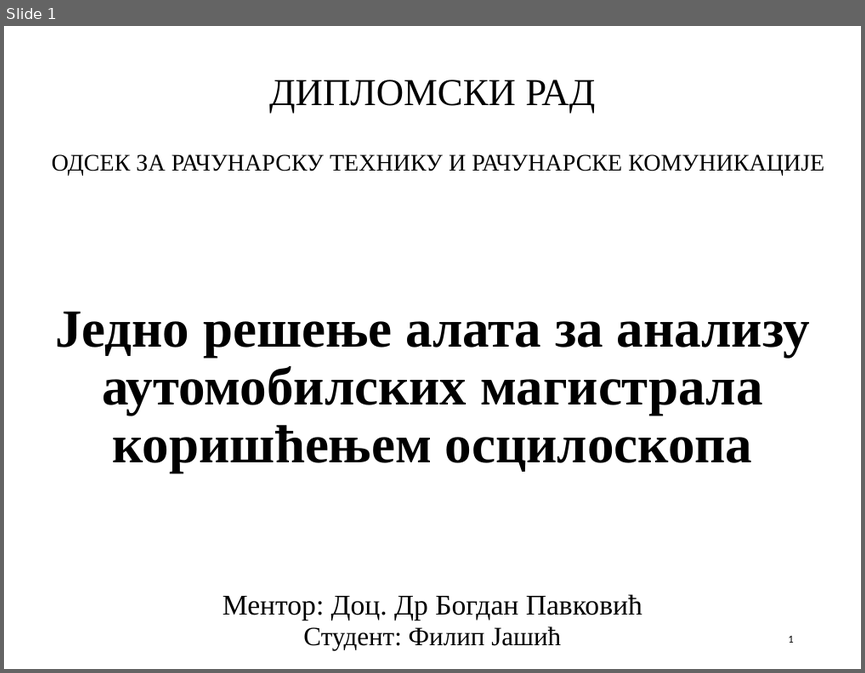
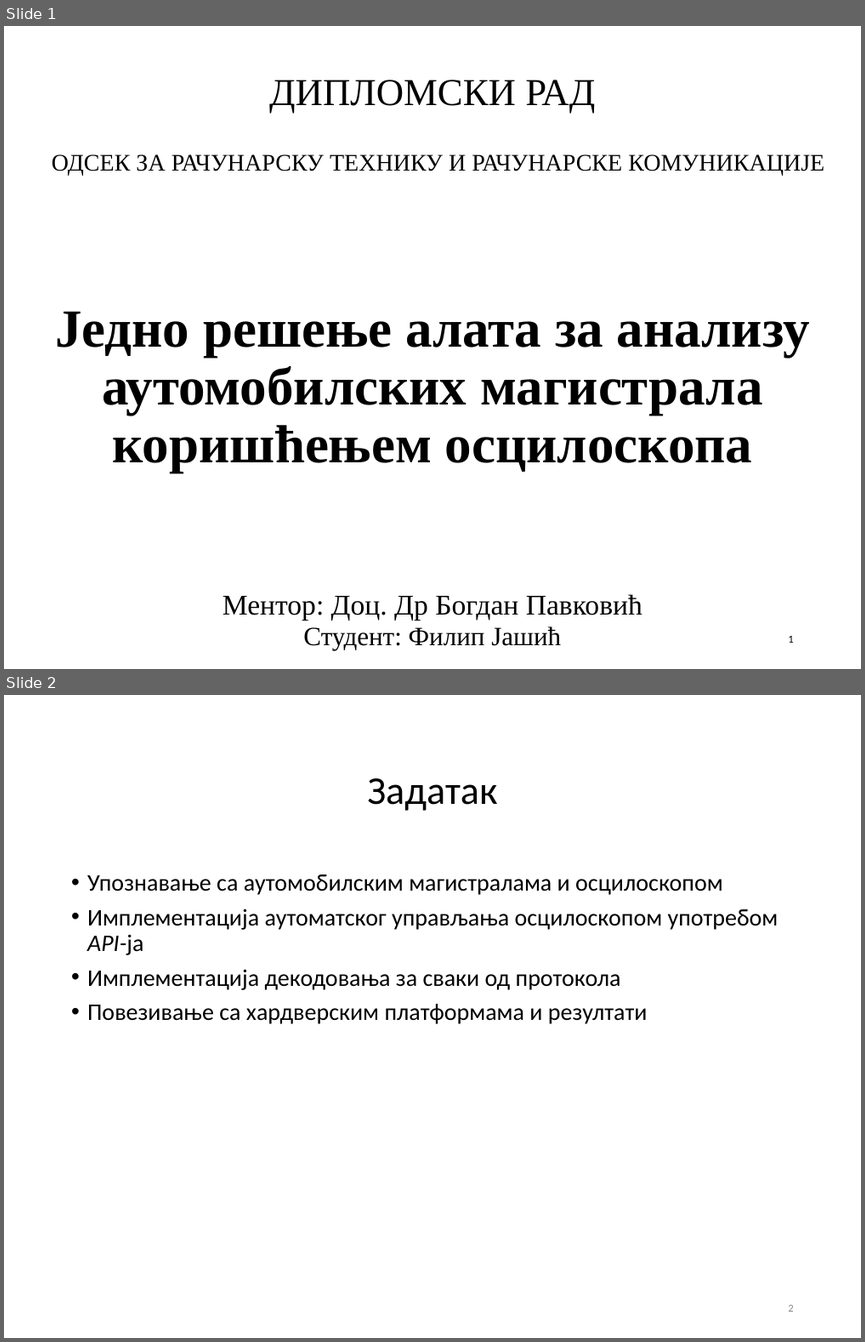
Before and after one commit to fjasic/bsc, a slide deck: documentation/Filip_Jasic_RA46-2014-prezentacija.ppt. Shown one above the other, each under a label of ours: slide 1 before the commit, slides 1 and 2 after it. The pictures are 865x673 and 865x1342 pixels, drawn with LibreOffice and Linux fonts; fonts in the diff are those of the drawing; background and template pictures are left out. Boxes give left, top, right and bottom in pixels: in the first picture for what was removed or moved away, otherwise in the second. Text is boxed around its words. In the diff, an @@ line names an element or a change of style, - is before the commit and + after.

```diff
--- a/documentation/Filip_Jasic_RA46-2014-prezentacija.ppt
+++ b/documentation/Filip_Jasic_RA46-2014-prezentacija.ppt
@@ slide 2 added at (4,695,861,1338), background #FFFFFF @@
@@ title added at (367,778,497,811), 33 pt, text #000000 @@
+Задатак
@@ text added at (87,874,778,1024), 20 pt, text #000000 @@
+• Упознавање са аутомобилским магистралама и осцилоскопом
+• Имплементација аутоматског управљања осцилоскопом употребом API-ја
+• Имплементација декодовања за сваки од протокола
+• Повезивање са хардверским платформама и резултати
@@ page number added at (788,1304,793,1311), 9 pt, text #898989 @@
+2
```
Also in this commit, not shown: 3 other slides added, 4 slides removed, 13 other files.
